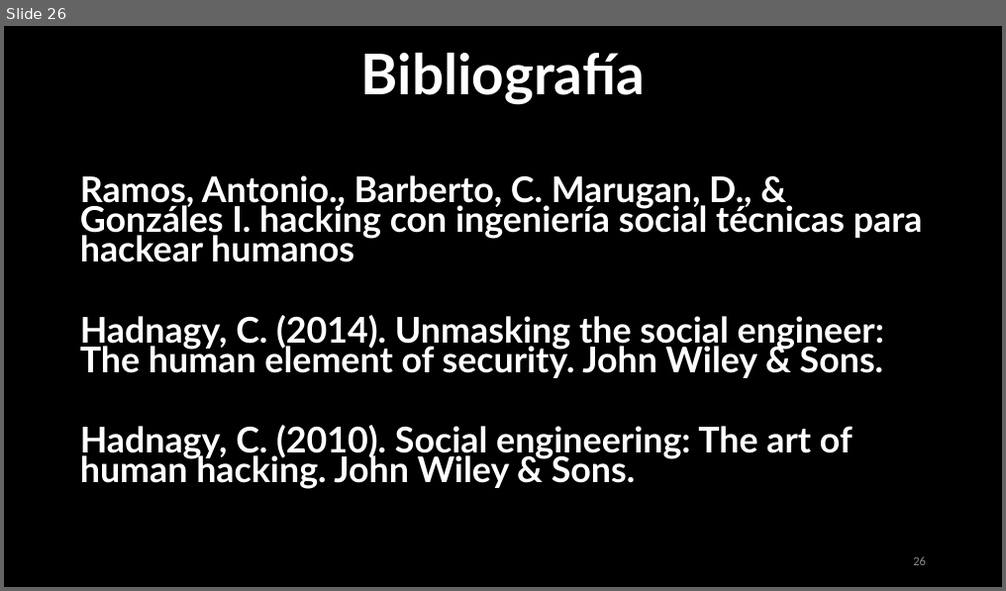
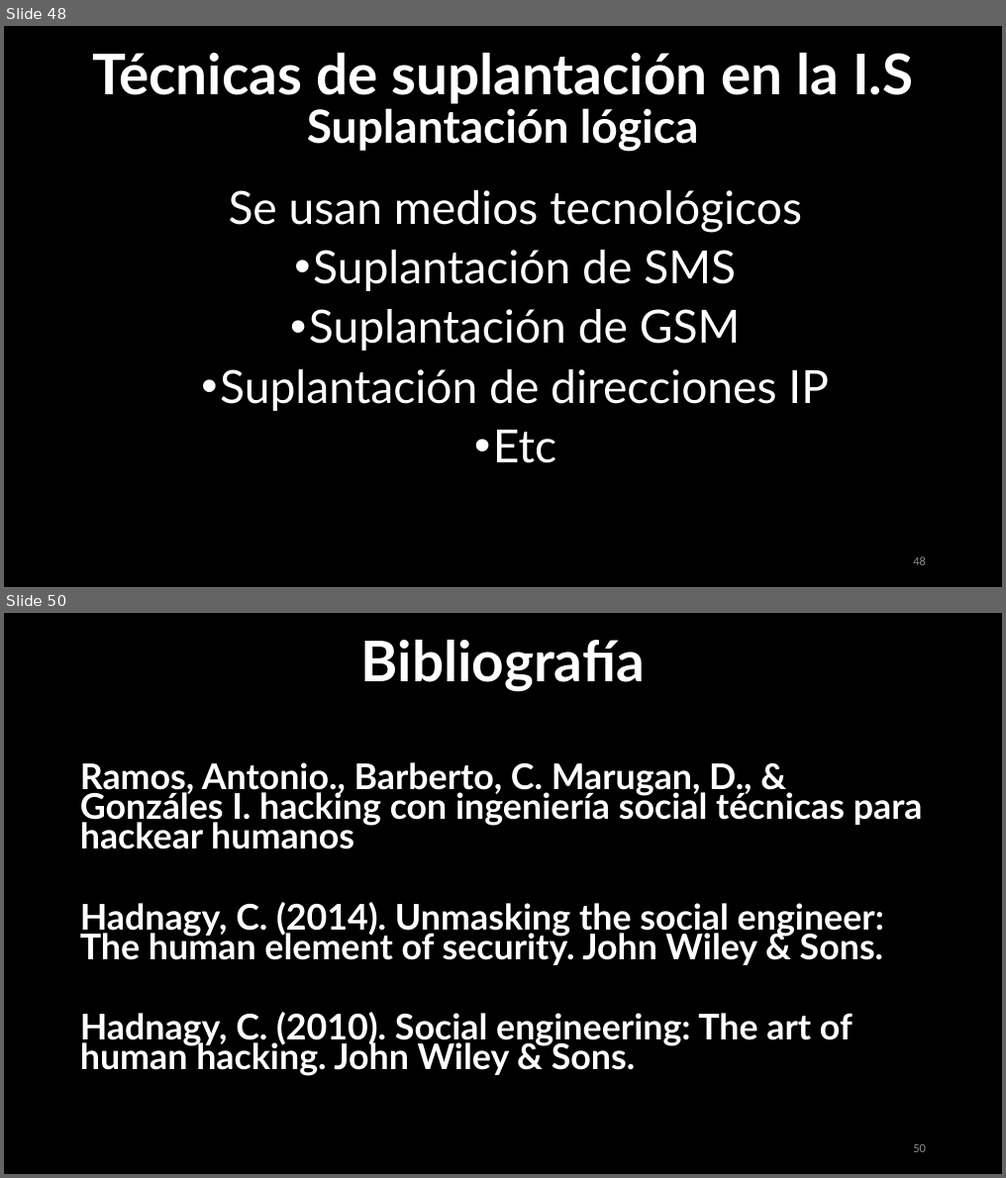
Before and after one commit to urcuqui/WhiteHat, a slide deck: My courses/Club Hack1ng/Social Engineering/2018-2/sesion1.pptx. Shown one above the other, each under a label of ours: slide 26 before the commit, slides 48 and 50 after it; the slides between them are not shown. The pictures are 1006x591 and 1006x1178 pixels, drawn with LibreOffice and Linux fonts; fonts in the diff are those of the drawing. Boxes give left, top, right and bottom in pixels: in the first picture for what was removed or moved away, otherwise in the second. Text is boxed around its words. In the diff, an @@ line names an element or a change of style, - is before the commit and + after.

```diff
--- a/My courses/Club Hack1ng/Social Engineering/2018-2/sesion1.pptx
+++ b/My courses/Club Hack1ng/Social Engineering/2018-2/sesion1.pptx
@@ slide 48 added at (4,26,1002,587), background #000000 @@
@@ text added at (92,53,913,104), 54 pt, text #FFFFFF, bold @@
+Técnicas de suplantación en la I.S
@@ text added at (307,103,699,152), 44 pt, text #FFFFFF, bold @@
+Suplantación lógica
@@ text added at (220,190,829,464), 44 pt, text #FFFFFF @@
+Se usan medios tecnológicos
+• Suplantación de SMS
+• Suplantación de GSM
+• Suplantación de direcciones IP
+• Etc
@@ page number added at (913,557,926,566), 12 pt, text #8C8C8C @@
+48
@@ what was slide 26 is now slide 50 @@
@@ page number at (913,1145,926,1153): text changed @@
-26
+50
```
Also in this commit, not shown: 3 slides changed, 23 other slides added.
